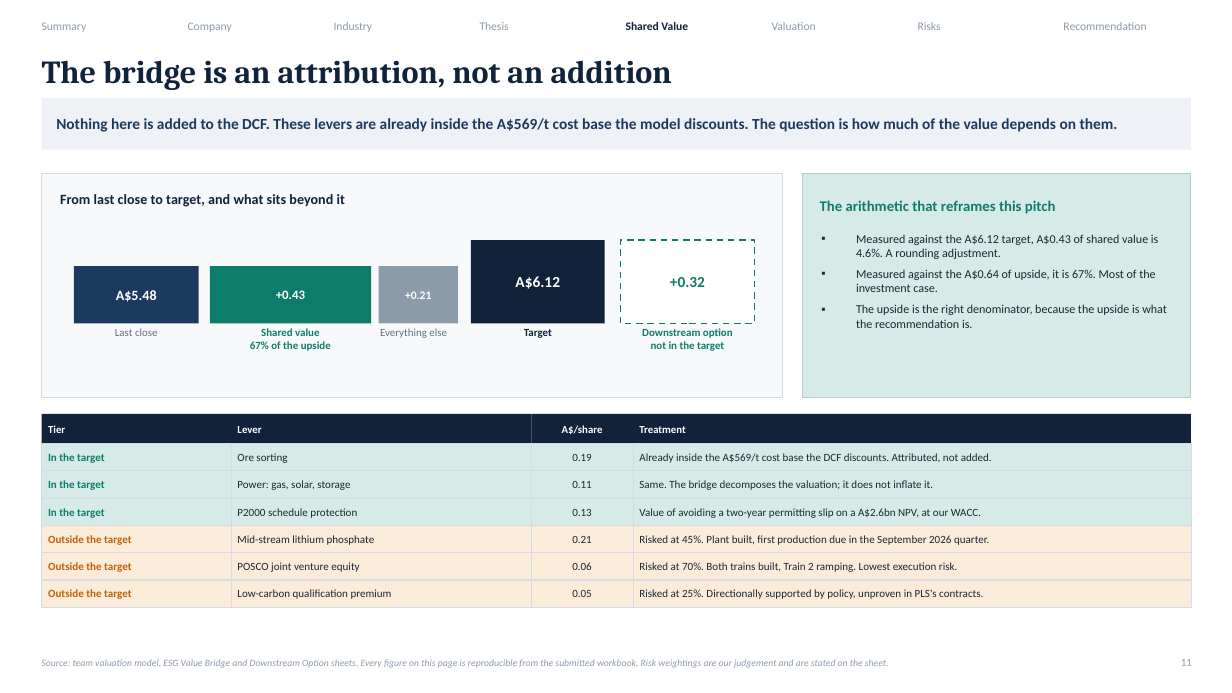
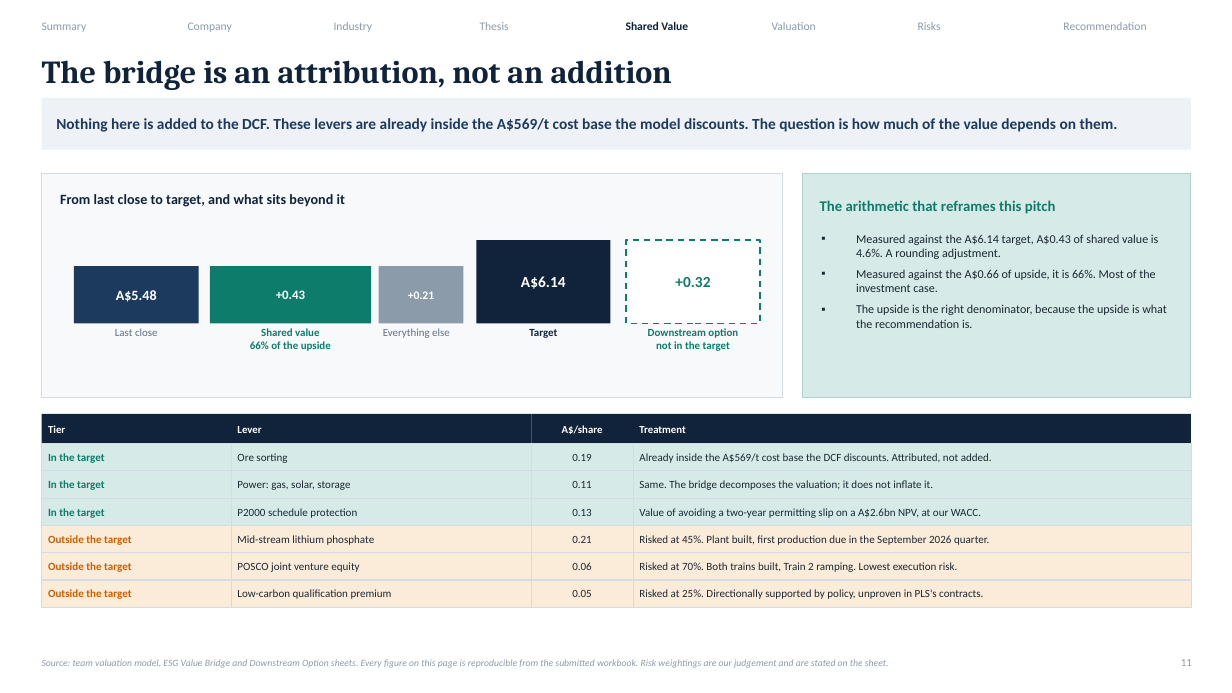
Before and after one commit to SportsSwap/for-claude, a slide deck: slide 14 of deck/PLS_Group_FMAA_2026.pptx. Drawn at 1232x693 pixels with LibreOffice and Linux fonts; fonts in the diff are those of the drawing. Boxes give left, top, right and bottom in pixels: in the first picture for what was removed or moved away, otherwise in the second. Text is boxed around its words. In the diff, an @@ line names an element or a change of style, - is before the commit and + after.

```diff
--- a/deck/PLS_Group_FMAA_2026.pptx
+++ b/deck/PLS_Group_FMAA_2026.pptx
@@ text at (856, 234, 1158, 292): text changed @@
-▪ Measured against the A$6.12 target, A$0.43 of shared value is 4.6%. A rounding adjustment.
-▪ Measured against the A$0.64 of upside, it is 67%. Most of the investment case.
+▪ Measured against the A$6.14 target, A$0.43 of shared value is 4.6%. A rounding adjustment.
+▪ Measured against the A$0.66 of upside, it is 66%. Most of the investment case.
@@ rectangle: place and size @@
-rectangle at (379, 266, 458, 323)
+rectangle at (379, 266, 464, 323)
@@ 3 texts, 2 rectangles: place and size @@
-3 texts, 2 rectangles at (471, 240, 755, 351)
+3 texts, 2 rectangles at (477, 240, 761, 351)
@@ text at (521, 276, 566, 289): text changed @@
-A$6.12
+A$6.14
@@ text at (250, 341, 331, 351): text changed @@
-67% of the upside
+66% of the upside
```
Also in this commit, not shown: 29 other slides changed, 19 other files.
